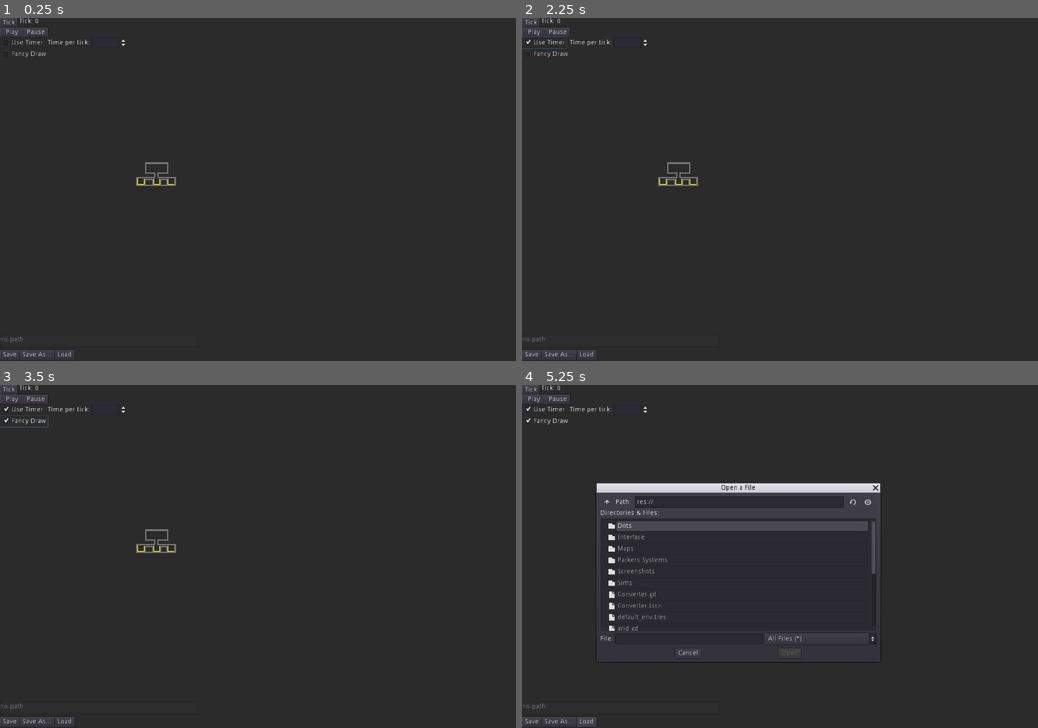
Above: before the commit, frames 1-4 (two rows, left to right).
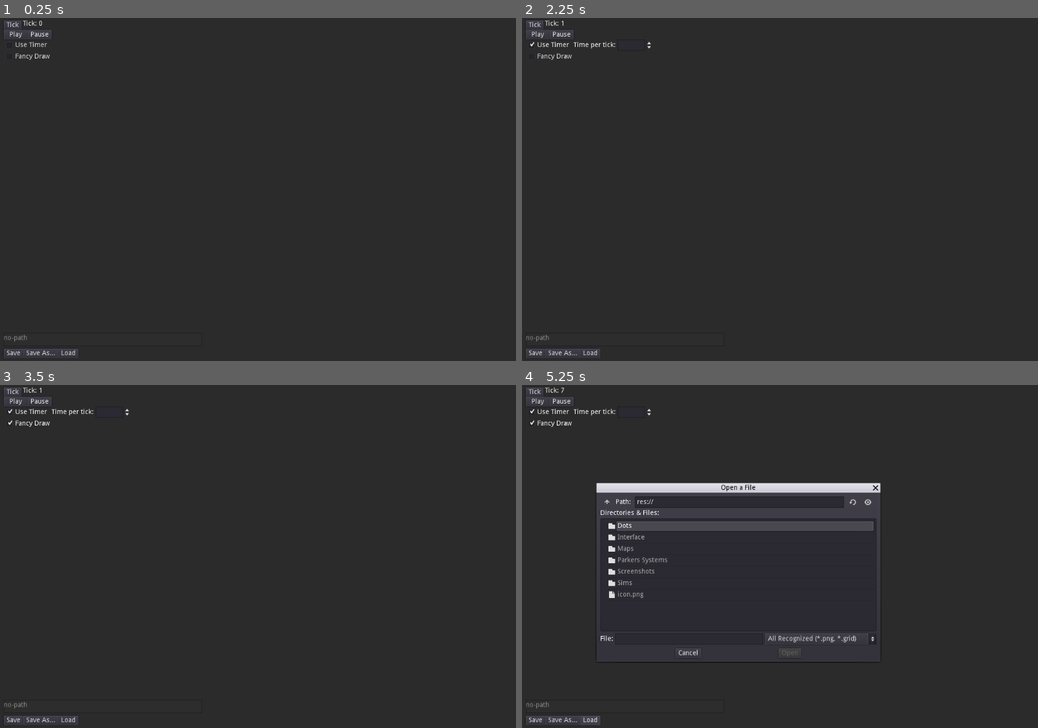
Above: after the commit, the same moments.

Repository: igniseros/Emergence
Game: Godot game, scene res://Sims/Sim.tscn
Same seed, same stepped clock (60 frames per second), same inputs: the game is played once before the commit and once after it.
Inputs:
- Up to frame 1 (0.25 s): no input
- Up to frame 2 (2.25 s): click "Tick" at 0.5 s; click "Pause" at 1.25 s; click "Use Timer" at 2 s
- Up to frame 3 (3.5 s): click "Fancy Draw" at 2.75 s
- Up to frame 4 (5.25 s): click "Play" at 3.5 s; click "Play" at 4.25 s; click "Load" at 5 s

The runs differ from the first frame. In frame 1, 0.8% of the frame differs, in the area x 0-35%, y 0-100%; in frame 2, 0.9%; in frame 3, 0.9%; in frame 4, 1.6%, in the area x 0-70%, y 0-100%.
Error before the commit: Parse Error: Indented block expected after declaration of "_on_UseTimerCheckBox_toggled" function. (res://Interface/UseTimerCheckBox.gd:8)

Commit message:
UI sim settings update

Diff:
--- /dev/null
+++ b/Interface/FancyDrawCheckBox.gd
@@ -0,0 +1,7 @@
+extends CheckBox
+
+
+
+func _on_FancyDrawCheckBox_toggled(button_pressed):
+	Grid.grid_node.cheap_draw = not button_pressed
+	Grid.grid_node.update()
--- a/Interface/LoadButton.gd
+++ b/Interface/LoadButton.gd
@@ -19,8 +19,9 @@
 		gptb.text = path
 		TheGreatConnection.load_sim(path)
 		TheGreatConnection.grid_has_path = true
-	else:
+	if path.split('.')[-1] == "png":
 		gptb.text = "no-path"
 		var image : Texture = load(path)
 		Grid.load_image(image)
 		TheGreatConnection.grid_has_path = false
+	Grid.grid_node.update()
--- /dev/null
+++ b/Interface/PlauseButton.gd
@@ -0,0 +1,4 @@
+extends Button
+
+func _on_PlauseButton_pressed():
+	Grid.paused = true
--- /dev/null
+++ b/Interface/PlayButton.gd
@@ -0,0 +1,5 @@
+extends Button
+
+
+func _on_PlayButton_pressed():
+	Grid.paused = false
--- /dev/null
+++ b/Interface/TickButton.gd
@@ -0,0 +1,6 @@
+extends Button
+
+
+
+func _on_TickButton_pressed():
+	Grid.tick()
--- /dev/null
+++ b/Interface/TimeSpinBox.gd
@@ -0,0 +1,7 @@
+extends SpinBox
+
+func _ready():
+	value = Grid.timer_per_tick
+
+func _on_TimeSpinBox_value_changed(value):
+		Grid.timer_per_tick = value
--- a/Interface/UI.tscn
+++ b/Interface/UI.tscn
@@ -1,22 +1,104 @@
-[gd_scene load_steps=6 format=2]
+[gd_scene load_steps=11 format=2]
 
 [ext_resource path="res://Interface/TickLable.gd" type="Script" id=1]
 [ext_resource path="res://Interface/LoadButton.gd" type="Script" id=2]
 [ext_resource path="res://Interface/UseTimerCheckBox.gd" type="Script" id=3]
 [ext_resource path="res://Interface/SaveAsButton.gd" type="Script" id=4]
 [ext_resource path="res://Interface/SaveButton.gd" type="Script" id=5]
+[ext_resource path="res://Interface/TickButton.gd" type="Script" id=6]
+[ext_resource path="res://Interface/PlayButton.gd" type="Script" id=7]
+[ext_resource path="res://Interface/PlauseButton.gd" type="Script" id=8]
+[ext_resource path="res://Interface/TimeSpinBox.gd" type="Script" id=9]
+[ext_resource path="res://Interface/FancyDrawCheckBox.gd" type="Script" id=10]
 
 [node name="CanvasLayer" type="CanvasLayer"]
 
+[node name="SimSettings" type="Control" parent="."]
+margin_right = 40.0
+margin_bottom = 40.0
+
+[node name="TickLable" type="Label" parent="SimSettings"]
+margin_left = 48.0
+margin_top = 5.0
+margin_right = 89.0
+margin_bottom = 19.0
+text = "Tick: 0"
+script = ExtResource( 1 )
+
+[node name="TickButton" type="Button" parent="SimSettings"]
+margin_left = 8.0
+margin_top = 5.0
+margin_right = 45.0
+margin_bottom = 25.0
+focus_mode = 0
+text = "Tick"
+script = ExtResource( 6 )
+
+[node name="PlayButton" type="Button" parent="SimSettings"]
+margin_left = 8.0
+margin_top = 25.0
+margin_right = 58.0
+margin_bottom = 45.0
+focus_mode = 0
+text = "Play"
+script = ExtResource( 7 )
+
+[node name="PlauseButton" type="Button" parent="SimSettings"]
+margin_left = 58.0
+margin_top = 25.0
+margin_right = 108.0
+margin_bottom = 45.0
+focus_mode = 0
+text = "Pause"
+script = ExtResource( 8 )
+
+[node name="UseTimerCheckBox" type="CheckBox" parent="SimSettings"]
+margin_left = 8.0
+margin_top = 45.0
+margin_right = 102.0
+margin_bottom = 69.0
+focus_mode = 0
+text = "Use Timer"
+script = ExtResource( 3 )
+label = NodePath("TimeLabel")
+time = NodePath("TimeSpinBox")
+
+[node name="TimeSpinBox" type="SpinBox" parent="SimSettings/UseTimerCheckBox"]
+visible = false
+margin_left = 192.0
+margin_right = 266.0
+margin_bottom = 24.0
+step = 0.01
+value = 0.25
+script = ExtResource( 9 )
+
+[node name="TimeLabel" type="Label" parent="SimSettings/UseTimerCheckBox"]
+visible = false
+margin_left = 100.0
+margin_top = 5.0
+margin_right = 192.0
+margin_bottom = 19.0
+text = "Time per tick: "
+
+[node name="FancyDrawCheckBox" type="CheckBox" parent="SimSettings"]
+margin_left = 8.0
+margin_top = 69.0
+margin_right = 108.0
+margin_bottom = 93.0
+focus_mode = 0
+text = "Fancy Draw"
+script = ExtResource( 10 )
+
 [node name="Save and load" type="Control" parent="."]
-margin_top = 664.0
+anchor_top = 1.0
+anchor_bottom = 1.0
+margin_top = -59.0
 margin_right = 40.0
-margin_bottom = 704.0
 
 [node name="LoadButton" type="Button" parent="Save and load"]
-margin_left = 114.0
+margin_left = 122.0
 margin_top = 33.0
-margin_right = 156.0
+margin_right = 164.0
 margin_bottom = 53.0
 rect_pivot_offset = Vector2( 30, 10 )
 focus_mode = 0
@@ -26,8 +108,9 @@
 gridPathTextBox = NodePath("../GridPath")
 
 [node name="SaveButton" type="Button" parent="Save and load"]
+margin_left = 8.0
 margin_top = 33.0
-margin_right = 41.0
+margin_right = 49.0
 margin_bottom = 53.0
 rect_pivot_offset = Vector2( 40, 10 )
 focus_mode = 0
@@ -37,9 +120,9 @@
 gridPathTextBox = NodePath("../GridPath")
 
 [node name="SaveAsButton" type="Button" parent="Save and load"]
-margin_left = 41.0
+margin_left = 49.0
 margin_top = 33.0
-margin_right = 114.0
+margin_right = 122.0
 margin_bottom = 53.0
 rect_pivot_offset = Vector2( 40, 10 )
 focus_mode = 0
@@ -49,7 +132,8 @@
 gridPathTextBox = NodePath("../GridPath")
 
 [node name="GridPath" type="TextEdit" parent="Save and load"]
-margin_right = 415.0
+margin_left = 8.0
+margin_right = 423.0
 margin_bottom = 28.0
 focus_mode = 0
 text = "no-path"
@@ -62,6 +146,7 @@
 margin_bottom = 581.0
 window_title = "Open a File"
 mode = 0
+filters = PoolStringArray( "*.png", "*.grid" )
 
 [node name="SaveFile" type="FileDialog" parent="Save and load"]
 margin_left = 156.0
@@ -75,64 +160,13 @@
 margin_bottom = -606.0
 dialog_text = "Grid must have a path! Use 'Save As...'"
 
-[node name="SimSettings" type="Control" parent="."]
-margin_right = 40.0
-margin_bottom = 40.0
-
-[node name="TickLable" type="Label" parent="SimSettings"]
-margin_left = 40.0
-margin_right = 81.0
-margin_bottom = 14.0
-text = "Tick: 0"
-script = ExtResource( 1 )
-
-[node name="TickButton" type="Button" parent="SimSettings"]
-margin_right = 37.0
-margin_bottom = 20.0
-text = "Tick"
-
-[node name="PlayButton" type="Button" parent="SimSettings"]
-margin_top = 20.0
-margin_right = 50.0
-margin_bottom = 40.0
-text = "Play"
-
-[node name="PlauseButton" type="Button" parent="SimSettings"]
-margin_left = 50.0
-margin_top = 20.0
-margin_right = 100.0
-margin_bottom = 40.0
-text = "Pause"
-
-[node name="UseTimerCheckBox" type="CheckBox" parent="SimSettings"]
-margin_top = 40.0
-margin_right = 94.0
-margin_bottom = 64.0
-text = "Use Timer"
-script = ExtResource( 3 )
-label = null
-time = null
-
-[node name="FancyDrawCheckBox" type="CheckBox" parent="SimSettings"]
-margin_top = 64.0
-margin_right = 100.0
-margin_bottom = 88.0
-text = "Fancy Draw"
-
-[node name="SpinBox" type="SpinBox" parent="SimSettings"]
-margin_left = 192.0
-margin_top = 40.0
-margin_right = 266.0
-margin_bottom = 64.0
-
-[node name="Label" type="Label" parent="SimSettings"]
-margin_left = 100.0
-margin_top = 45.0
-margin_right = 192.0
-margin_bottom = 59.0
-text = "Time per tick: "
-
+[connection signal="pressed" from="SimSettings/TickButton" to="SimSettings/TickButton" method="_on_TickButton_pressed"]
+[connection signal="pressed" from="SimSettings/PlayButton" to="SimSettings/PlayButton" method="_on_PlayButton_pressed"]
+[connection signal="pressed" from="SimSettings/PlauseButton" to="SimSettings/PlauseButton" method="_on_PlauseButton_pressed"]
+[connection signal="toggled" from="SimSettings/UseTimerCheckBox" to="SimSettings/UseTimerCheckBox" method="_on_UseTimerCheckBox_toggled"]
+[connection signal="changed" from="SimSettings/UseTimerCheckBox/TimeSpinBox" to="SimSettings/UseTimerCheckBox/TimeSpinBox" method="_on_TimeSpinBox_changed"]
+[connection signal="value_changed" from="SimSettings/UseTimerCheckBox/TimeSpinBox" to="SimSettings/UseTimerCheckBox/TimeSpinBox" method="_on_TimeSpinBox_value_changed"]
+[connection signal="toggled" from="SimSettings/FancyDrawCheckBox" to="SimSettings/FancyDrawCheckBox" method="_on_FancyDrawCheckBox_toggled"]
 [connection signal="pressed" from="Save and load/LoadButton" to="Save and load/LoadButton" method="_on_LoadButton_pressed"]
 [connection signal="pressed" from="Save and load/SaveButton" to="Save and load/SaveButton" method="_on_SaveButton_pressed"]
 [connection signal="pressed" from="Save and load/SaveAsButton" to="Save and load/SaveAsButton" method="_on_SaveAsButton_pressed"]
-[connection signal="toggled" from="SimSettings/UseTimerCheckBox" to="SimSettings/UseTimerCheckBox" method="_on_UseTimerCheckBox_toggled"]
--- a/Interface/UseTimerCheckBox.gd
+++ b/Interface/UseTimerCheckBox.gd
@@ -3,4 +3,12 @@
 export var label : NodePath
 export var time : NodePath
 
+func _ready():
+	pressed = Grid.using_timer
+
 func _on_UseTimerCheckBox_toggled(button_pressed):
+	var l : Label = get_node(label)
+	var t : SpinBox = get_node(time)
+	l.visible = button_pressed
+	t.visible = button_pressed
+	Grid.using_timer = button_pressed
--- a/Sims/Sim.gd
+++ b/Sims/Sim.gd
@@ -1,57 +1 @@
 extends Node2D
-
-export var use_timer = false
-export var paused = false
-var total = 0
-var ticks = 0
-
-onready var grid_node = $GridNode
-
-func _ready():
-	randomize()
-	set_process(false)
-	if not use_timer: set_process(true)
-	wait_ready()
-
-
-func _on_TickTimer_timeout():
-	if paused: return
-	if(use_timer):
-		grid_node.draw = true
-		Grid.tick()
-
-func _process(delta):
-	if paused or use_timer: return
-	wait_update()
-
-export var time = 0
-export var progress_delta = 0.01
-var percent = 0
-func wait_ready():
-	print("pre-processing")
-	set_process(true)
-	grid_node.draw = false
-
-func wait_update():
-
-	Grid.tick()
-	if(Grid.time > time and not grid_node.draw):
-		print("100% processed")
-		grid_node.draw = true
-	else:
-		if(Grid.time*100/float(time+ 1) >= (percent+progress_delta) and not grid_node.draw):
-			percent = Grid.time*100 / float(time)
-			print(str(percent) + "% processed (" + str(Grid.time) + " ticks " + str(Grid.tick_registrer.size()) + " ticking dots)")
-
-func _input(event):
-	if event is InputEventKey:
-		if event.pressed and event.scancode == KEY_TAB:
-			paused = not paused
-			grid_node.update()
-
-		if event.pressed and event.scancode == KEY_ENTER:
-			var file_date = str(OS.get_date()["month"]) + "-" + str(OS.get_date()["day"]) + "-" + str(OS.get_date()["year"]) + "-"
-			var file_time = str(OS.get_time()["hour"]) + str(OS.get_time()["minute"]) + str(OS.get_time()["second"])
-			var file_path = "user://output_" + file_date+file_time + ".txt"
-			TheGreatConnection.save_data(file_path)
-			print("Saved at: " + file_path)
--- a/Sims/Sim.tscn
+++ b/Sims/Sim.tscn
@@ -1,27 +1,16 @@
-[gd_scene load_steps=7 format=2]
+[gd_scene load_steps=5 format=2]
 
 [ext_resource path="res://simple_camera.gd" type="Script" id=1]
 [ext_resource path="res://grid_node.gd" type="Script" id=2]
 [ext_resource path="res://Sims/Sim.gd" type="Script" id=3]
-[ext_resource path="res://Maps/Parker/Life/life_011.png" type="Texture" id=4]
-[ext_resource path="res://Sims/MapViewer.gd" type="Script" id=5]
 [ext_resource path="res://Interface/UI.tscn" type="PackedScene" id=6]
 
 [node name="Sim" type="Node2D"]
 script = ExtResource( 3 )
-paused = true
-progress_delta = 1.0
-
-[node name="MapViewer" type="Sprite" parent="."]
-texture = ExtResource( 4 )
-centered = false
-script = ExtResource( 5 )
-grid_node = NodePath("../GridNode")
 
 [node name="GridNode" type="Node2D" parent="."]
 z_index = -1
 script = ExtResource( 2 )
-image = ExtResource( 4 )
 cheap_draw = true
 
 [node name="Camera" type="Camera2D" parent="."]
--- a/grid.gd
+++ b/grid.gd
@@ -6,8 +6,28 @@
 var time = 0
 var size_x = 2024
 var size_y = 2024
+var grid_node : Node2D
+
+var paused = true
+var using_timer = false
+var elapsed_since_last_tick = 0
+var timer_per_tick = .25
 
 signal _on_tick
+
+func _ready():
+	set_process(true)
+
+func _process(delta):
+	if not paused:
+		if not using_timer:
+			tick()
+		if using_timer:
+			if elapsed_since_last_tick > timer_per_tick:
+				tick()
+				elapsed_since_last_tick = 0
+			else:
+				elapsed_since_last_tick += delta
 
 func get_at(pos : Vector2):
 	if good_pos(pos):
@@ -77,3 +97,6 @@
 	#call prefirsttick()
 	for dot in Grid.dot_register:
 		dot.pre_first_tick()
+
+func set_gridnode(node):
+	grid_node = node
--- a/grid_node.gd
+++ b/grid_node.gd
@@ -1,7 +1,6 @@
 extends Node2D
 
 #starting variables
-export var image : Texture
 export var draw = true
 export var cheap_draw = false
 export var draw_per = 1
@@ -9,8 +8,8 @@
 
 func _ready():
 	Grid.connect("_on_tick",self,"_on_tick")
+	Grid.set_gridnode(self)
 	randomize()
-	Grid.load_image(image)
 
 
 #draws the grid
@@ -32,11 +31,12 @@
 	update()
 
 func _input(event):
-	if event is InputEventMouseButton and event.is_action_released("left_mouse"):
-		var mx = get_local_mouse_position().x
-		var my = get_local_mouse_position().y
-		mx = floor(mx )
-		my = floor(my)
-
-		var node = Grid.get_at(Vector2(mx,my))
-		if node is Dot : node._on_click()
+	pass
+#	if event is InputEventMouseButton and event.is_action_released("left_mouse"):
+#		var mx = get_local_mouse_position().x
+#		var my = get_local_mouse_position().y
+#		mx = floor(mx )
+#		my = floor(my)
+#
+#		var node = Grid.get_at(Vector2(mx,my))
+#		if node is Dot : node._on_click()
--- a/project.godot
+++ b/project.godot
@@ -251,7 +251,6 @@
 
 window/size/width=1080
 window/size/height=720
-window/stretch/mode="2d"
 
 [global]
 
